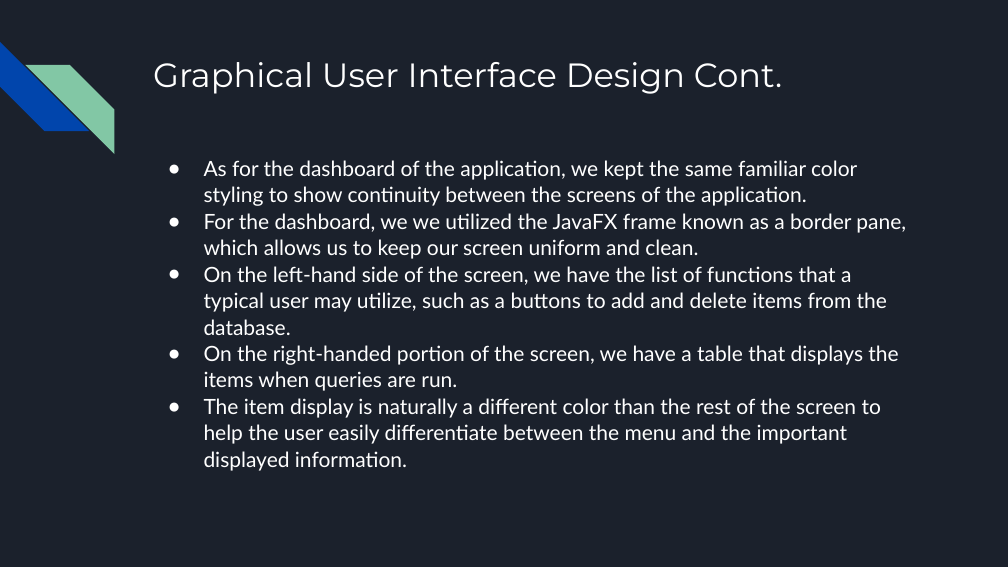
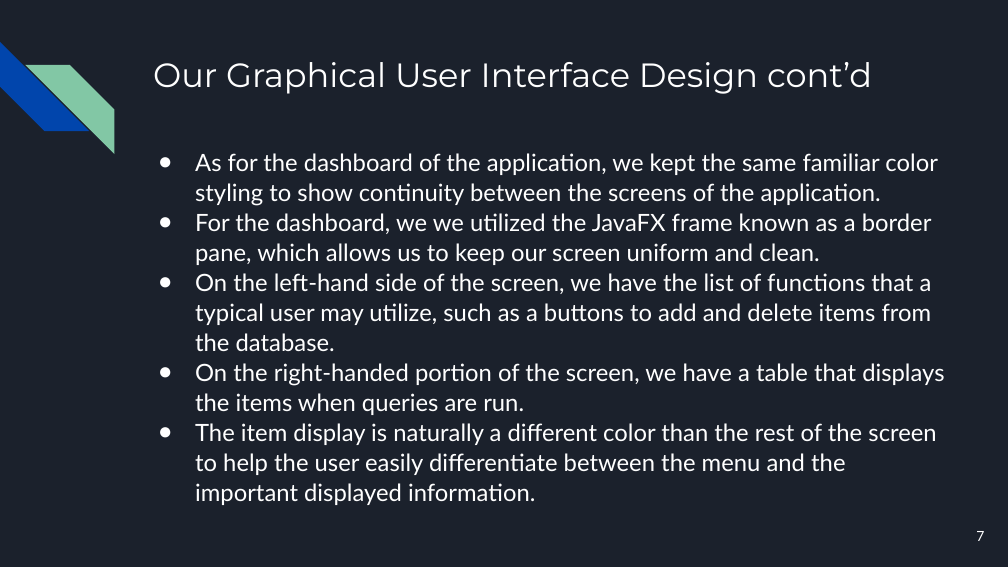
Before and after one commit to acompsec1/CSCI-2210-Java-Warehouse-Managment-System, a slide deck: slide 7 of The Knicks Java Final Project Presentation.pptx (slide 11 before the commit). Drawn at 1008x567 pixels with LibreOffice and Linux fonts; fonts in the diff are those of the drawing. Boxes give left, top, right and bottom in pixels: in the first picture for what was removed or moved away, otherwise in the second. Text is boxed around its words. In the diff, an @@ line names an element or a change of style, - is before the commit and + after.

```diff
--- a/The Knicks Java Final Project Presentation.pptx
+++ b/The Knicks Java Final Project Presentation.pptx
@@ title at bbox=[153, 62, 872, 94]: text changed @@
-Graphical User Interface Design Cont.
+Our Graphical User Interface Design cont’d
@@ text "As for the dashboard of ...": place and size @@
-text "As for the dashboard of ..." at bbox=[204, 160, 906, 471]
+text "As for the dashboard of ..." at bbox=[195, 153, 944, 501]
@@ text "As for the dashboard of ..." at bbox=[195, 153, 944, 501]: size 15 to 17 pt; indent changed @@
@@ page number added at bbox=[976, 531, 984, 541], 10 pt, text #FFFFFF @@
+7
```
Also in this commit, not shown: 29 other slides changed, 1 slide added, 1 slide removed, 1 other file.
